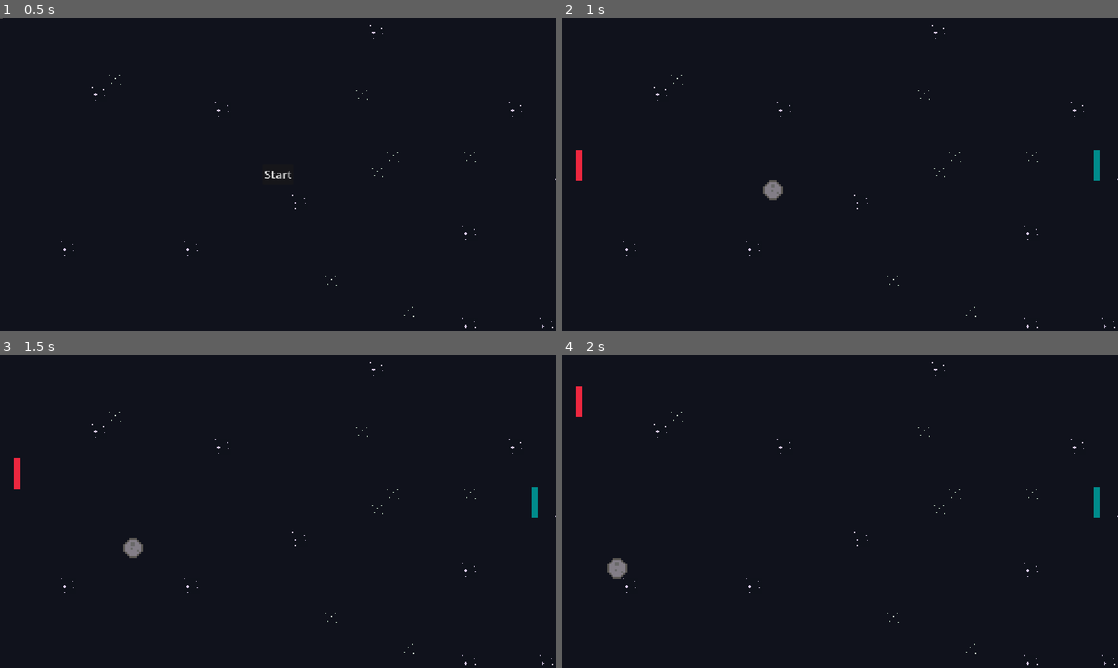
Above: before the commit, frames 1-4 (two rows, left to right).
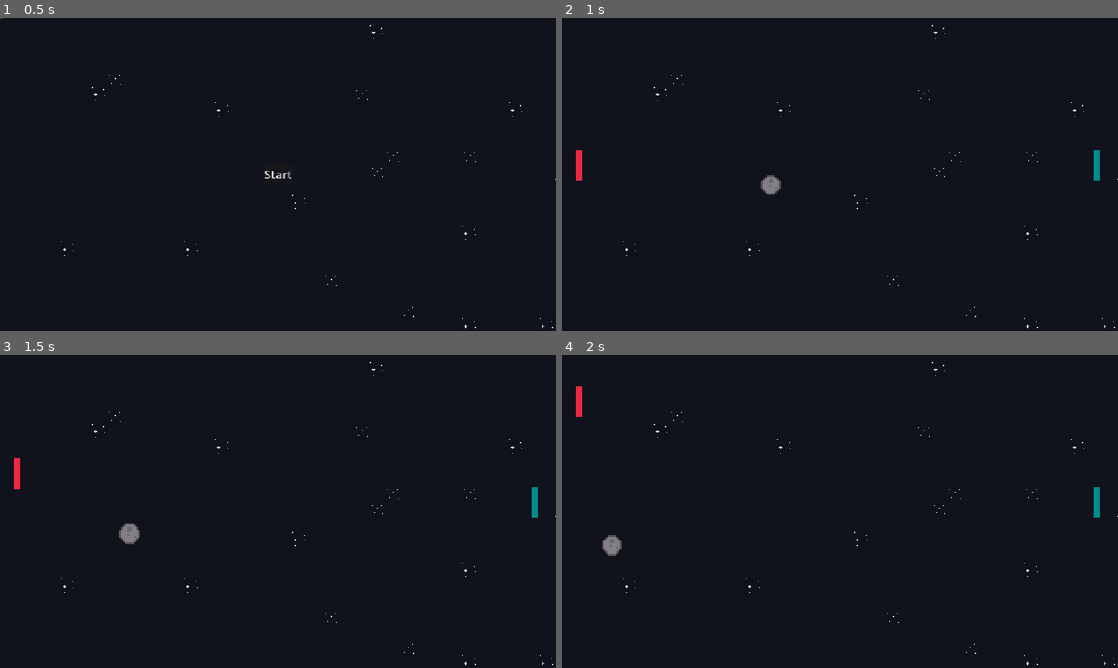
Above: after the commit, the same moments.

Repository: Shaedow2000/Pong-Godot
Game: Godot game, scene res://scenes/main.tscn
The game is run twice, just before and just after one commit, with the same random seed, the same clock (stepped at 60 frames per second) and the same inputs.
Inputs:
- Up to frame 1 (0.5 s): no input
- Up to frame 2 (1 s): click "Start" at 0.5 s
- Up to frame 3 (1.5 s): hold W (move_up_a) from 1.28 s (still down)
- Up to frame 4 (2 s): keep holding W (move_up_a)

Frame 1 is identical in both runs. In frame 2, 0.2% of the frame differs, in the area x 35-40%, y 50-59%; in frame 3, 0.3%; in frame 4, 0.4%, in the area x 7-12%, y 57-72%.

Commit message:
feat: change random angle range

Diff:
--- a/scripts/asteroid.gd
+++ b/scripts/asteroid.gd
@@ -17,14 +17,11 @@
 
 	move_and_slide()
 
-func _on_area_2d_body_entered(body: Node2D) -> void:
-	direction.y *= -1
-
 func reverse_direction() -> void:
 	direction.y *= -1
 
 func launch() -> void:
-	var angle = randf_range(-1.396263, 1.396263)
+	var angle = randf_range(-PI/4, PI/4)
 	direction = Vector2.RIGHT.rotated(angle)
 	if randf() < 0.5:
 		direction *= -1
